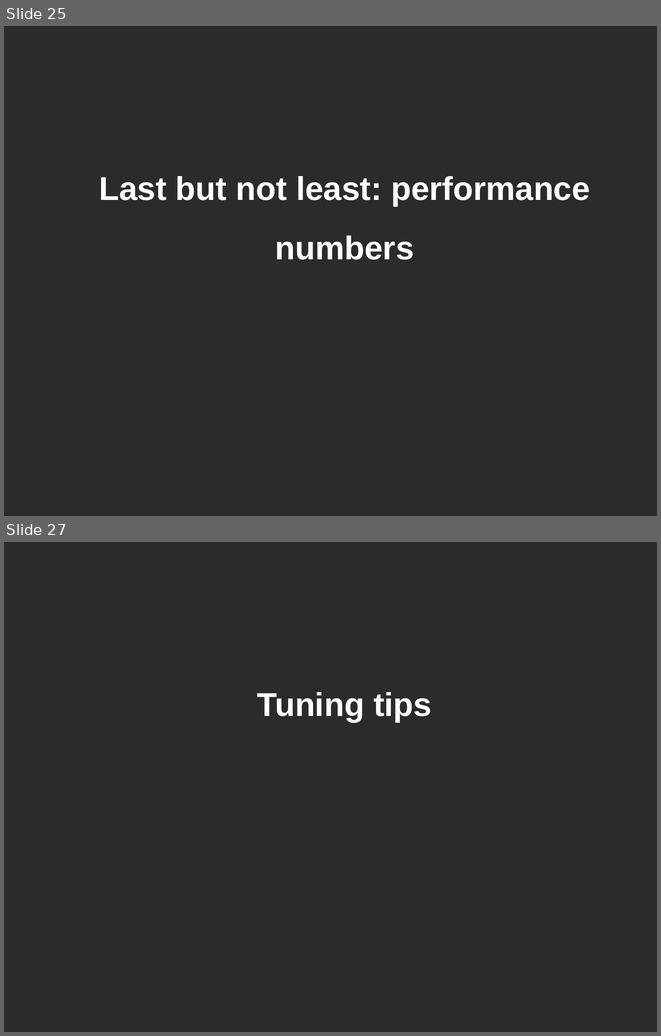
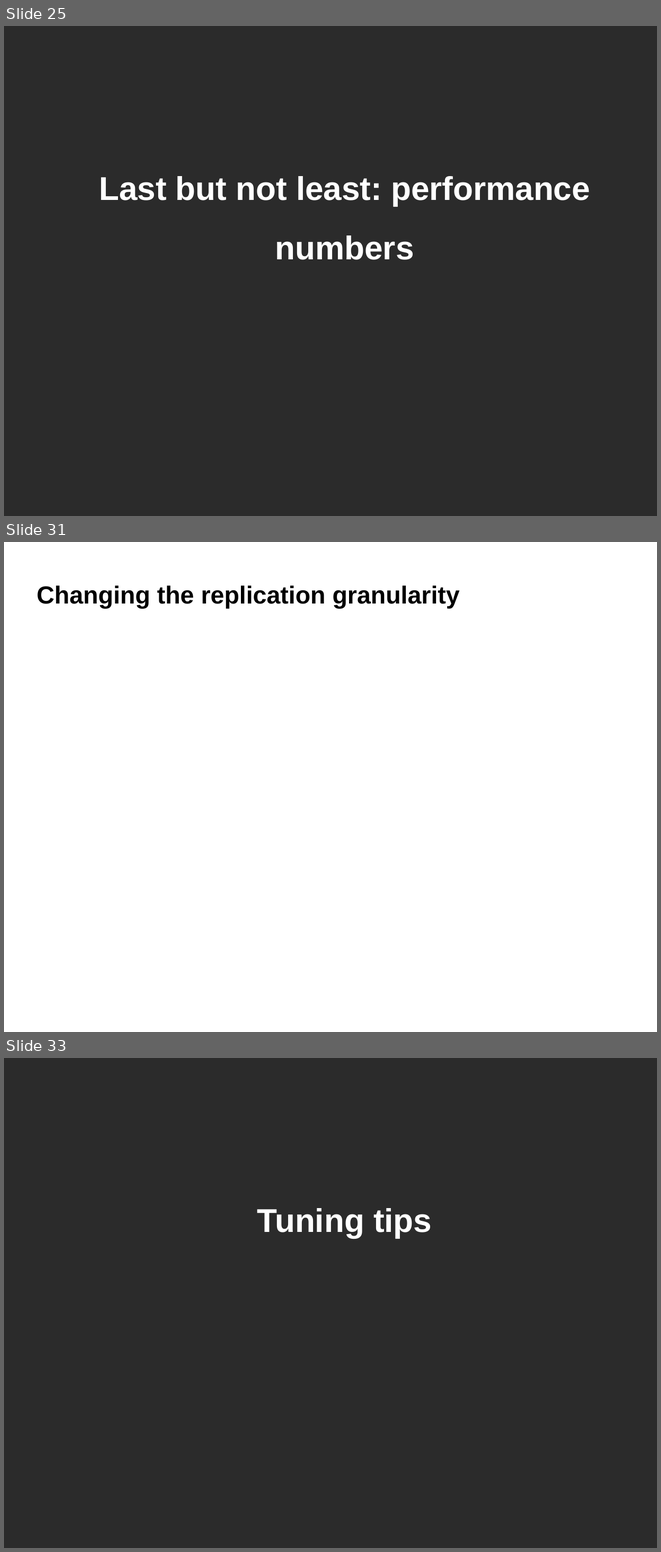
Before and after one commit to belaban/SessionPerf, a slide deck: docs/jbw2012.odp. Shown one above the other, each under a label of ours: slides 25 and 27 before the commit, slides 25, 31 and 33 after it; the slides between them are not shown. The pictures are 661x1036 and 661x1552 pixels, drawn with LibreOffice and Linux fonts; fonts in the diff are those of the drawing; background and template pictures are left out; a plain dark background stands for a picture behind light text. Boxes give left, top, right and bottom in pixels: in the first picture for what was removed or moved away, otherwise in the second. Text is boxed around its words. In the diff, an @@ line names an element or a change of style, - is before the commit and + after.

```diff
--- a/docs/jbw2012.odp
+++ b/docs/jbw2012.odp
@@ slide 31 added at (x1=4, y1=542, x2=657, y2=1032), background #FFFFFF @@
@@ title added at (x1=37, y1=585, x2=460, y2=608), 30 pt, text #000000, bold @@
+Changing the replication granularity
@@ what was slide 27 is now slide 33 @@
```
Also in this commit, not shown: 6 slides changed, 6 other slides added, 1 slide removed, 1 other file.
